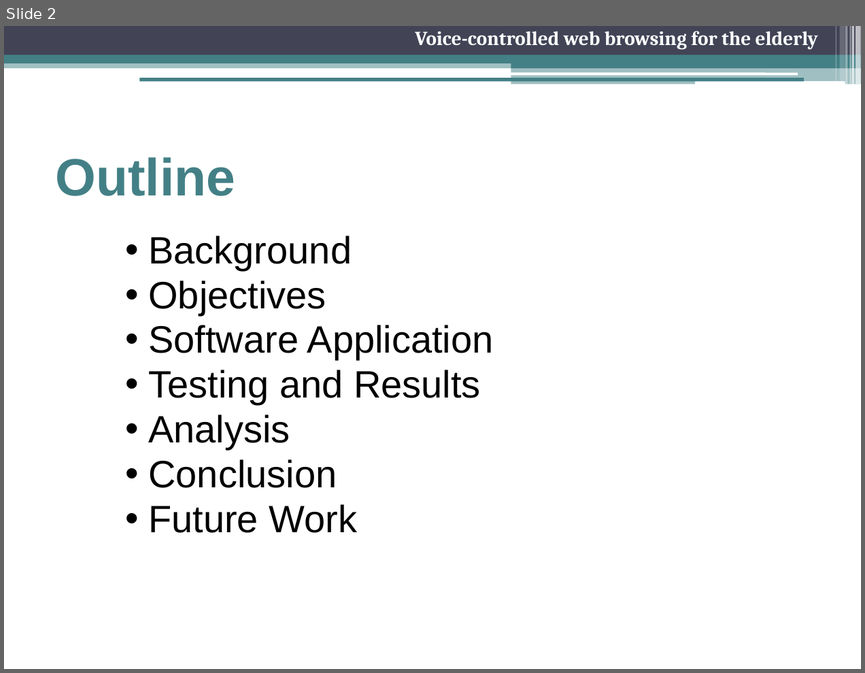
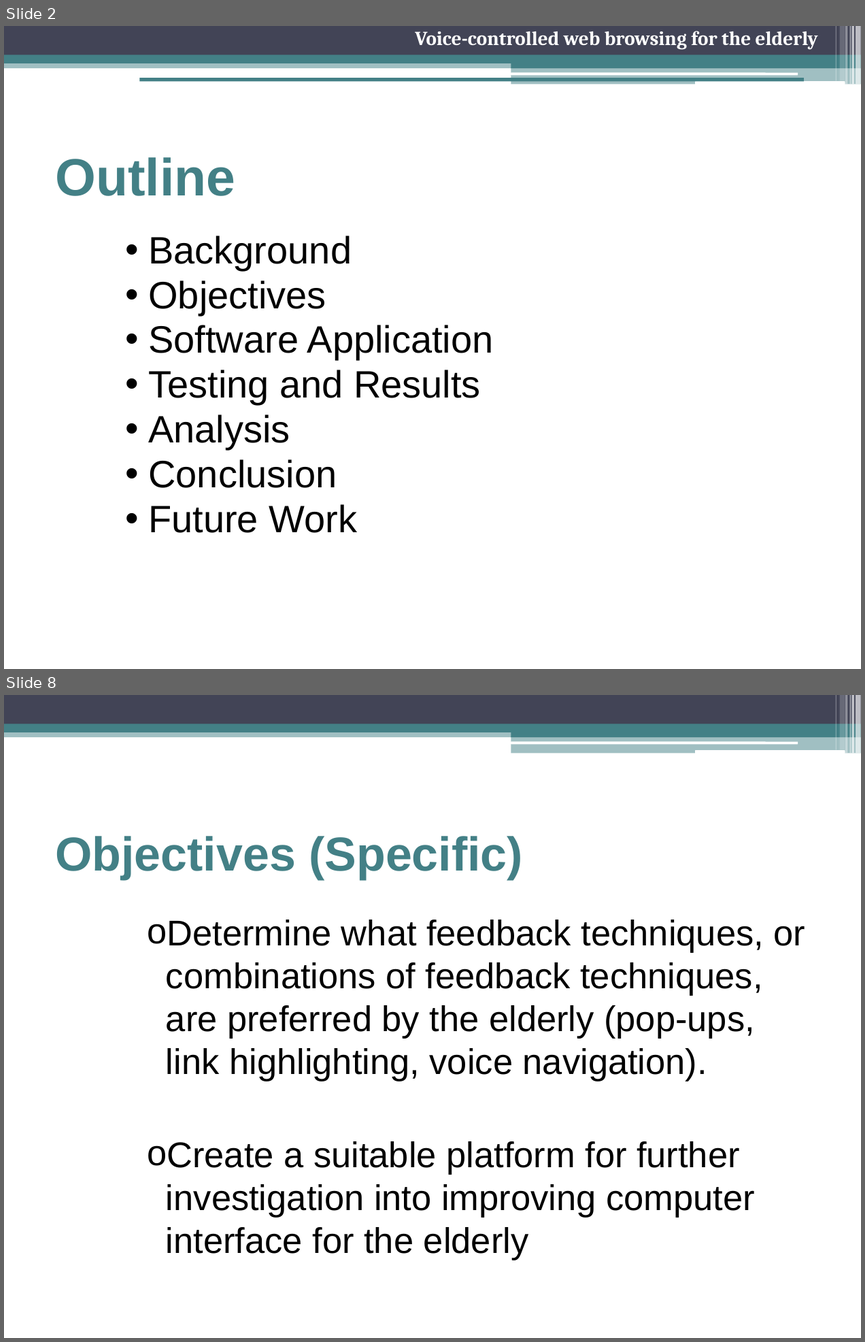
Before and after one commit to freecole/Lab-project, a slide deck: Presentation/Final Presentation.pptx. Shown one above the other, each under a label of ours: slide 2 before the commit, slides 2 and 8 after it; the slides between them are not shown. The pictures are 865x673 and 865x1342 pixels, drawn with LibreOffice and Linux fonts; fonts in the diff are those of the drawing. Boxes give left, top, right and bottom in pixels: in the first picture for what was removed or moved away, otherwise in the second. Text is boxed around its words. In the diff, an @@ line names an element or a change of style, - is before the commit and + after.

```diff
--- a/Presentation/Final Presentation.pptx
+++ b/Presentation/Final Presentation.pptx
@@ slide 8 added at (4,695,861,1338), background #FFFFFF; not listed: 13 template elements that a slide beside it also shows @@
@@ title added at (55,836,523,880), 40 pt, text #438086, bold @@
+Objectives (Specific)
@@ text added at (166,919,806,1260), 30 pt, text #000000 @@
+      o Determine what feedback techniques, or combinations of feedback techniques, are preferred by the elderly (pop-ups, link highlighting, voice navigation).
+      o Create a suitable platform for further investigation into improving computer interface for the elderly
```
Also in this commit, not shown: 14 slides changed, 10 other slides added, 4 slides removed.
